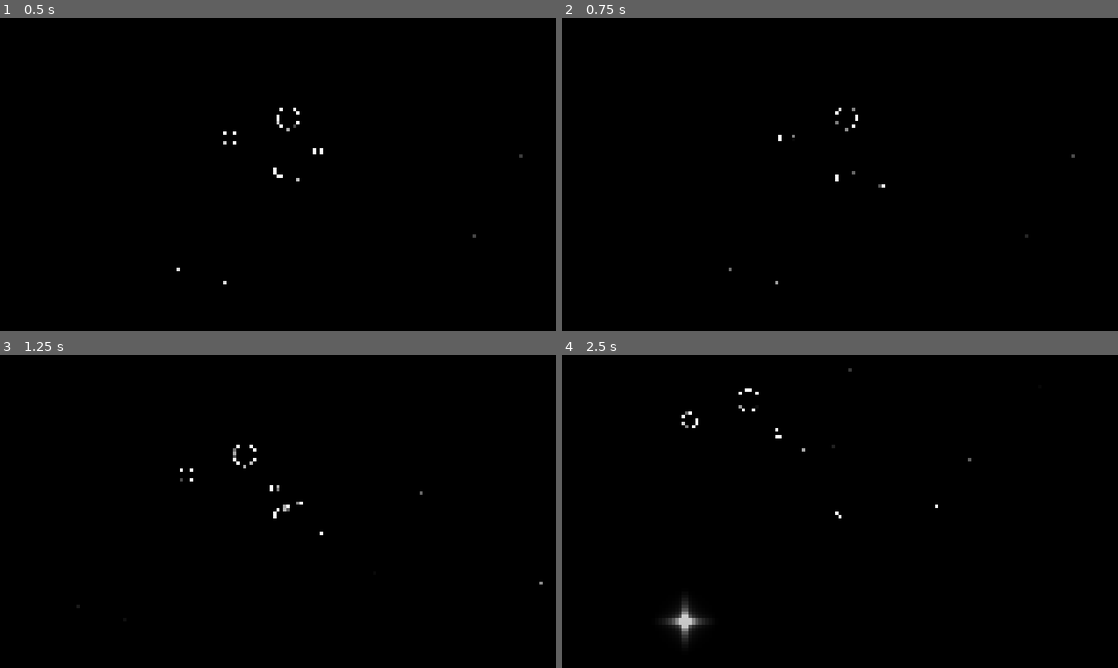
Above: before the commit, frames 1-4 (two rows, left to right).
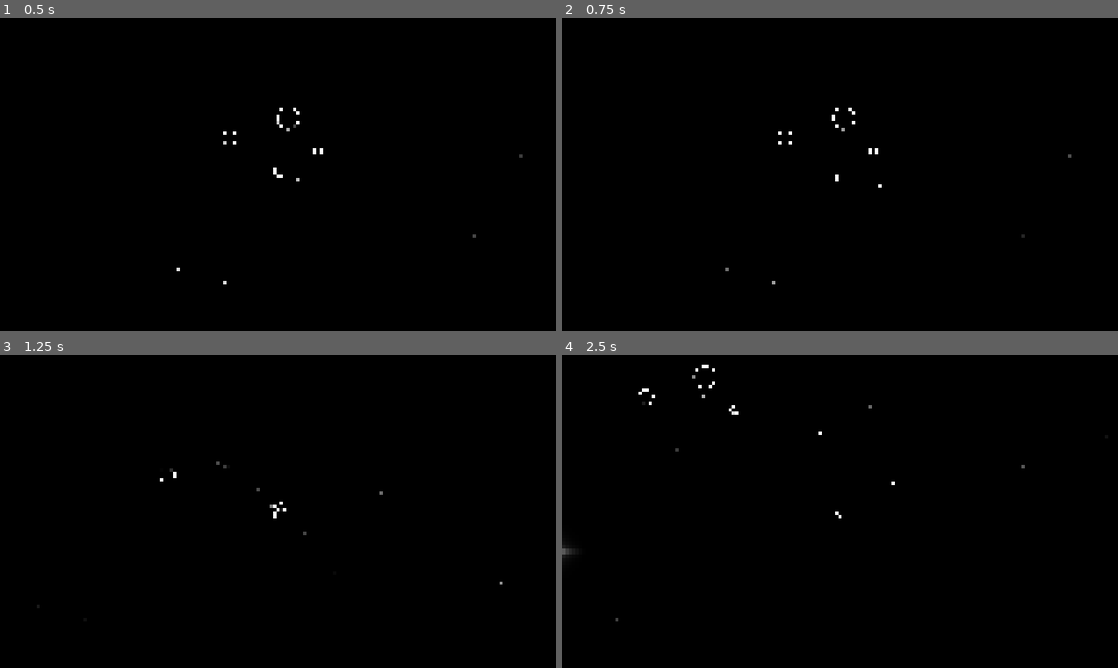
Above: after the commit, the same moments.

Repository: bleov/asteroids
Game: Godot game, scene res://Scenes/Game.tscn
Two runs of this game, one before a commit and one after it. Both use one fixed random seed, a clock stepped at 60 frames per second and the inputs below.
Inputs (mouse positions are in pixels of both pictures, inside the frame that each line leads up to):
- Up to frame 1 (0.5 s): no input
- Up to frame 2 (0.75 s): tap Enter at 0.5 s; move the mouse to (962, 158) at 0.52 s; hold D (move_right) from 0.53 s (still down); hold Ctrl (fast) from 0.53 s (still down)
- Up to frame 3 (1.25 s): keep holding D (move_right); keep holding Ctrl (fast)
- Up to frame 4 (2.5 s): move the mouse to (728, 527) at 1.27 s; release D (move_right) at 1.28 s; release Ctrl (fast) at 1.28 s; hold S (move_down) 1.28-2.03 s; tap Shift (slow) at 1.35 s; move the mouse to (895, 442) at 2.02 s; hold D (move_right) from 2.03 s (still down); hold Ctrl (fast) from 2.03 s (still down)

Frame 1 is identical in both runs. In frame 2, 0.2% of the frame differs, in the area x 29-93%, y 28-86%; in frame 3, 0.3%; in frame 4, 0.8%, in the area x 0-84%, y 3-92%.

Commit message:
feat: bounce back from out of bounds

Diff:
--- a/Scripts/bounds.gd
+++ b/Scripts/bounds.gd
@@ -10,6 +10,18 @@
 func is_inside_bounds(pos: Vector2):
 	return rect.has_point(pos);
 
+func get_return_velocity(pos: Vector2):
+	var result = Vector2.ZERO
+	if pos.x > size.x / 2:
+		result.x = -(pos.x - size.x / 2)
+	elif pos.x < -(size.x / 2):
+		result.x = -(pos.x + size.x / 2)
+	if pos.y > size.y / 2:
+		result.y = -(pos.y - size.y / 2)
+	elif pos.y < -(size.y / 2):
+		result.y = -(pos.y + size.y / 2)
+	return result
+
 func _process(_delta):
 	material.set("shader_parameter/offset", player.position);
 
--- a/Scripts/player.gd
+++ b/Scripts/player.gd
@@ -7,8 +7,10 @@
 @onready var Bullets = game.get_node("Bullets");
 
 @export var type = "player";
-@export var move_speed = 7;
+@export var move_speed = 10;
 @export var velocity = Vector2.ZERO;
+
+const TERMINAL_VELOCITY = 1000.0;
 
 func _ready():
 	pass;
@@ -27,6 +29,13 @@
 	var move = input_vector;
 	velocity += move;
 	velocity *= pow(0.3, delta);
+
+	# out of bounds
+	var return_velocity = Bounds.get_return_velocity(position) * 0.01;
+	velocity += return_velocity;
+
+	velocity = velocity.clampf(-TERMINAL_VELOCITY, TERMINAL_VELOCITY);
+
 	position += velocity * actual_move_speed * delta;
 
 	look_at(get_global_mouse_position())
